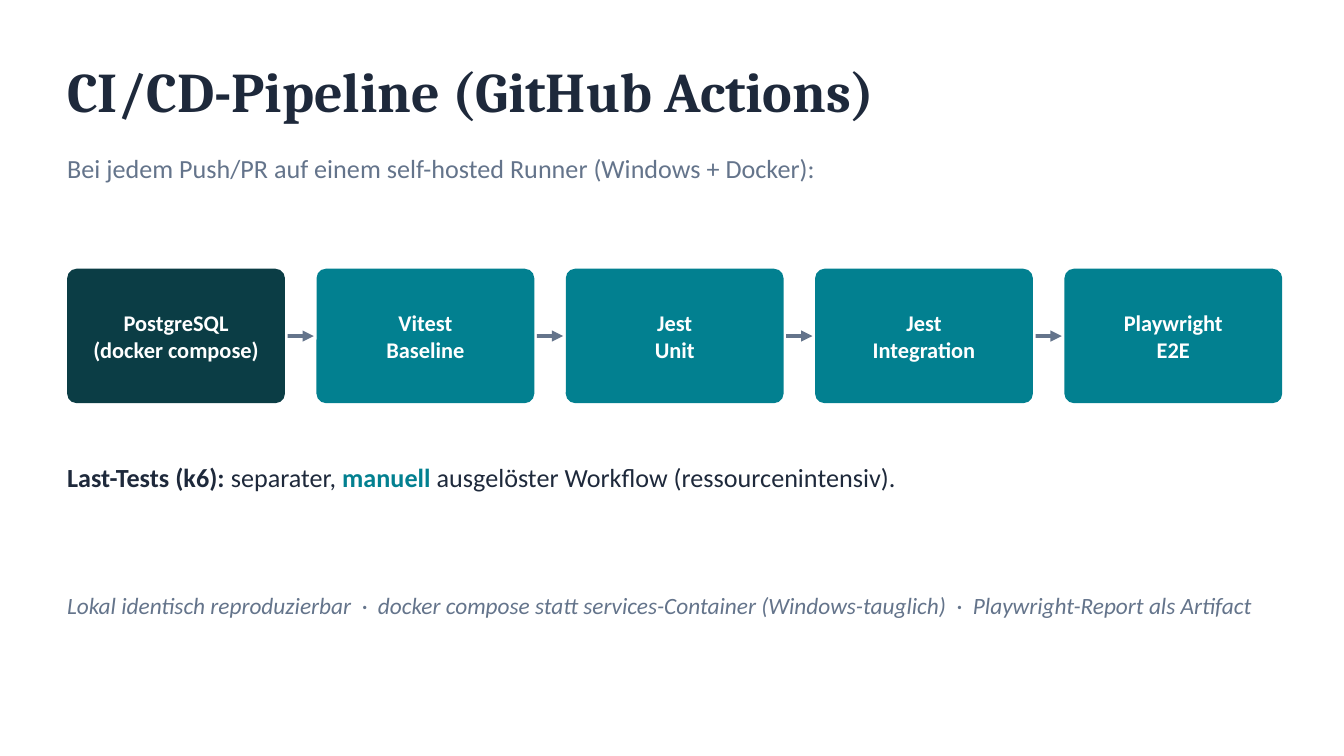
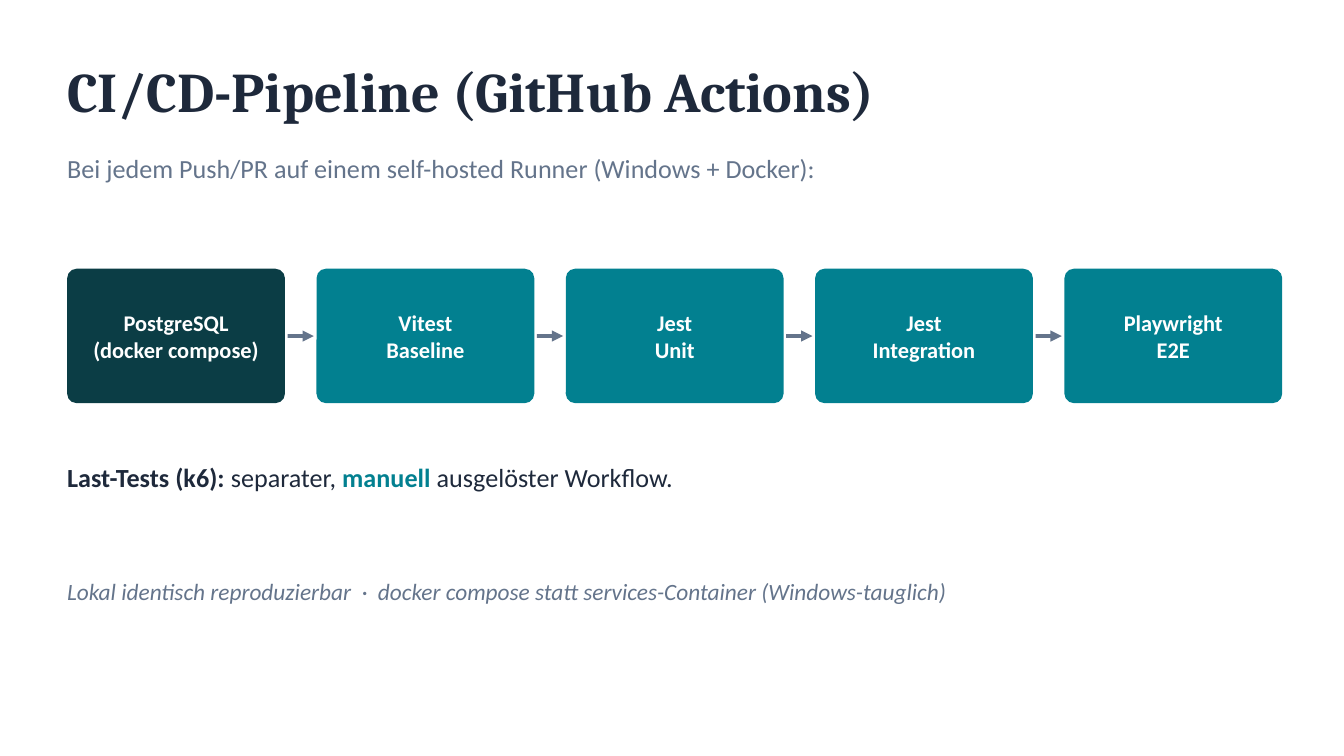
Before and after one commit to Lolo169169/wat4-2026ss-bb-zauner-seybold, a slide deck: slide 7 of PRESENTATION.pptx. Drawn at 1344x756 pixels with LibreOffice and Linux fonts; fonts in the diff are those of the drawing. Boxes give left, top, right and bottom in pixels: in the first picture for what was removed or moved away, otherwise in the second. Text is boxed around its words. In the diff, an @@ line names an element or a change of style, - is before the commit and + after.

Commit message:
refactoring - downsizing the tests. Focus on auth

```diff
--- a/PRESENTATION.pptx
+++ b/PRESENTATION.pptx
@@ text at (x1=67, y1=467, x2=673, y2=492): text changed @@
-Last-Tests (k6): separater, manuell ausgelöster Workflow (ressourcenintensiv).
+Last-Tests (k6): separater, manuell ausgelöster Workflow.
@@ text at (x1=67, y1=583, x2=946, y2=604): text changed @@
-Lokal identisch reproduzierbar · docker compose statt services-Container (Windows-tauglich) · Playwright-Report als Artifact
+Lokal identisch reproduzierbar · docker compose statt services-Container (Windows-tauglich)
```
Also in this commit, not shown: 9 other slides changed, 22 other files.
